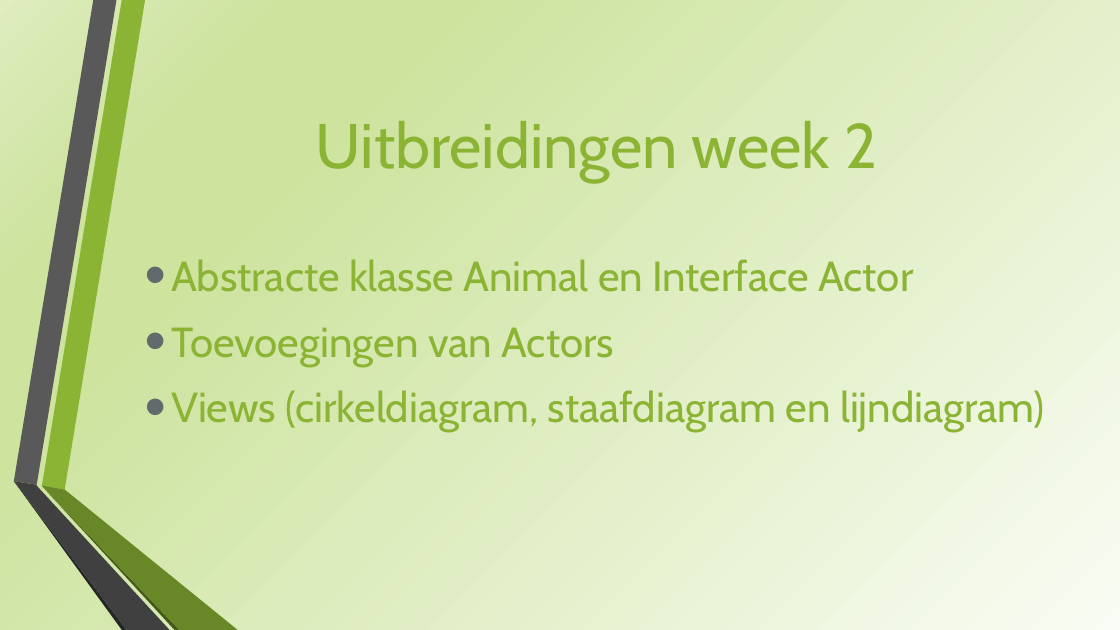
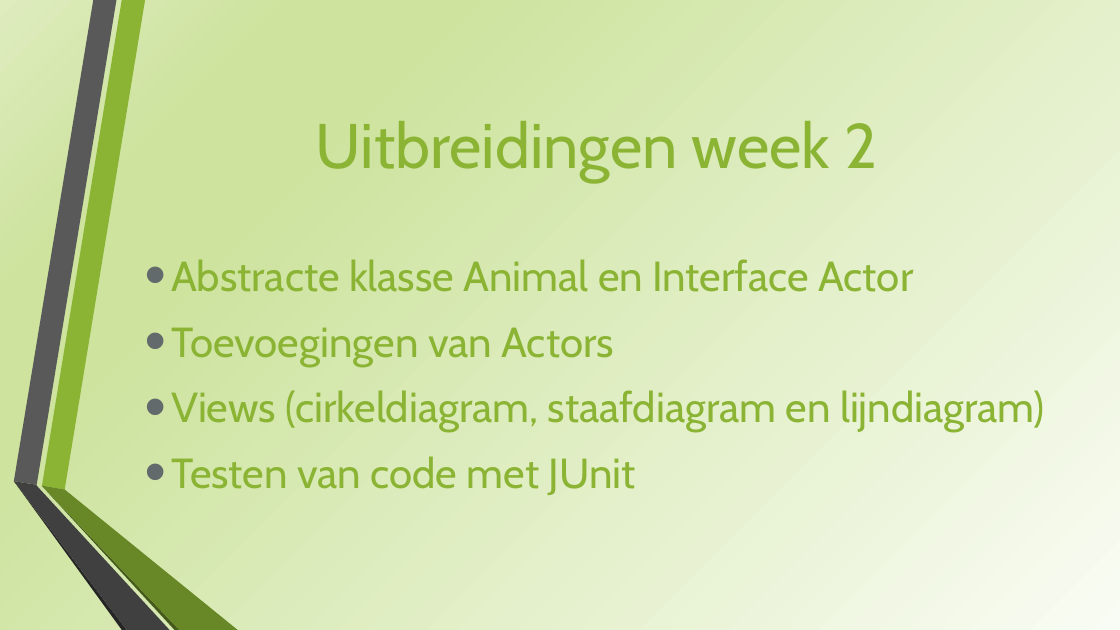
Before and after one commit to Braindamage1989/vossen-en-konijnen, a slide deck: slide 4 of src/docs/Presentatie Vossen en Konijnen.pptx. Drawn at 1120x630 pixels with LibreOffice and Linux fonts; fonts in the diff are those of the drawing. Boxes give left, top, right and bottom in pixels: in the first picture for what was removed or moved away, otherwise in the second. Text is boxed around its words. In the diff, an @@ line names an element or a change of style, - is before the commit and + after.

Commit message:
Kleine update presentatie

```diff
--- a/src/docs/Presentatie Vossen en Konijnen.pptx
+++ b/src/docs/Presentatie Vossen en Konijnen.pptx
@@ text at (x1=171, y1=456, x2=636, y2=495): paragraph added @@
+• Testen van code met JUnit
```
